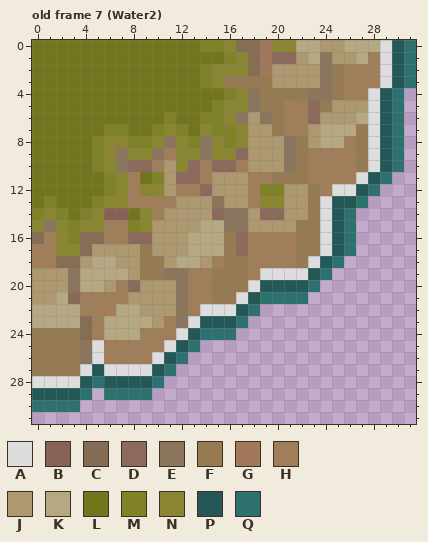
A pixel-art file gets an edit: Sprites Feitos/Feitos/ase/TileMap/Water-TileMap-Animation.ase. The picture above was drawn from the file before the commit.
32x32 pixels, 34 frames. Shown: old frame 7 (Water2). The commit also changed other frames, which this record leaves out.
Palette (. is transparent): A #dddddd  B #876254  C #876c54  D #8b6a5c  E #8b755c  F #967a52  G #a07759  H #a07e59  J #ad986f  K #b6a882  L #72751b  M #7f8226  N #898531  P #235856  Q #2e7270
Pixels before, old frame 7 (Water2), first column x 0:
 0 LLLLLLLLLLLLLLMMNCCGNNKKJJKKKAPQ
 1 LLLLLLLLLLLLLLLLMNCGDDJKEJJKHAPQ
 2 LLLLLLLLLLLLLLMNNNCGJJJJEFHHHAPQ
 3 LLLLLLLLLLLLLLMNFFFFJJJJEFHHHAPQ
 4 LLLLLLLLLLLLLLLLMNEFFFFEEFHHAPQ.
 5 LLLLLLLLLLLLLLLMNNEFFHHDFJJJAPQ.
 6 LLLLLLLLLLLMLLMMNEJEFHHDJJJKAPQ.
 7 LLLLLLMMLLMNMLNMMNJJFHHJKKKFAPQ.
 8 LLLLLMNNMMNENMENMNJJJEFJKKHFAPQ.
 9 LLLLLMNENNEHNNENNDJJJEFHHHHFAPQ.
10 LLLLLMNEDDHJNDHDDHJJJEFHHHHFAPQ.
11 LLLLLLMNHLMJDDHJJJHHFFFHHHHAPQ..
12 LLLLLLMNHNNJHHDJJJHMMJJFHAAPQ...
13 LMLLLMNNHHHHJJJEJJHNNJJFAPPQ....
14 MNMLMNBBLNHJJJJDEEJDDJJFAPQ.....
15 NENMNNHHMNJJJJKKEEJJJJFFAPQ.....
16 CHNMCCHHDDJJJKKKFDHHHHFFAPQ.....
17 HHNNCJJJJFJJJKKKFDHHHHFFAPQ.....
18 HHCCJKKJJFFJKKJHFFHHHHFAPQ......
19 JJJEKKKKJFFEEHHFFFHAAAAPQ.......
20 JJJEKKJHDJJJEHHFFFAPPPPQ........
21 JJKCHHHHJJJJEHHFFAPQQQQ.........
22 KKKKHHHKKJJJEHAAAPQ.............
23 KKKKCHKKKKJHEAPPPQ..............
24 FFFFCHKKKHHHAPQQQ...............
25 FFFFEAHHHHHAPQ..................
26 FFFFEAHHHHAPQ...................
27 FFFFAPAAAAPQ....................
28 AAAAPQPPPPQ.....................
29 PPPPQ.QQQQ......................
30 QQQQ............................
And afterwards:
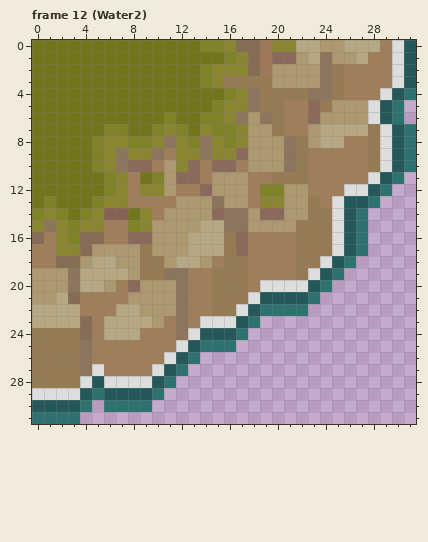
A new or re-ordered frame is compared with the old frame closest to it.
What changed:
frames re-ordered
Changed rows in their new state; - is an unchanged pixel.
Frame 12 (Water2) against old frame 7 (Water2):
first column x 0:
 0 -----------------------------HAP
 1 -----------------------------HAP
 2 -----------------------------HAP
 3 -----------------------------HAP
 4 ----------------------------HAPQ
 6 ---------------------------J----
 7 ---------------------------KFAPQ
 8 ---------------------------HFAPQ
 9 ---------------------------HFAPQ
10 ---------------------------HFAPQ
11 ---------------------------HAPQ-
12 -----------------------H-H-APQ--
13 ------------------------HA-PQ---
14 ------------------------FAPQ----
15 ------------------------FAPQ----
16 ------------------------FAPQ----
17 ------------------------FAPQ----
18 -----------------------FAPQ-----
19 -------------------HHHFAPQ------
20 ------------------HAAAAPQ-------
21 -----------------FAPPPPQ--------
22 --------------HFFAPQQQQ---------
23 -------------HAAAPQ-------------
24 ------------EAPPPQ--------------
25 -----H-----HAPQQQ---------------
26 -----H----HAPQ------------------
27 ----EAHHHHAPQ-------------------
28 FFFFAPAAAAPQ--------------------
29 AAAAPQPPPPQ---------------------
30 PPPPQ-QQQQ----------------------
31 QQQQ----------------------------
